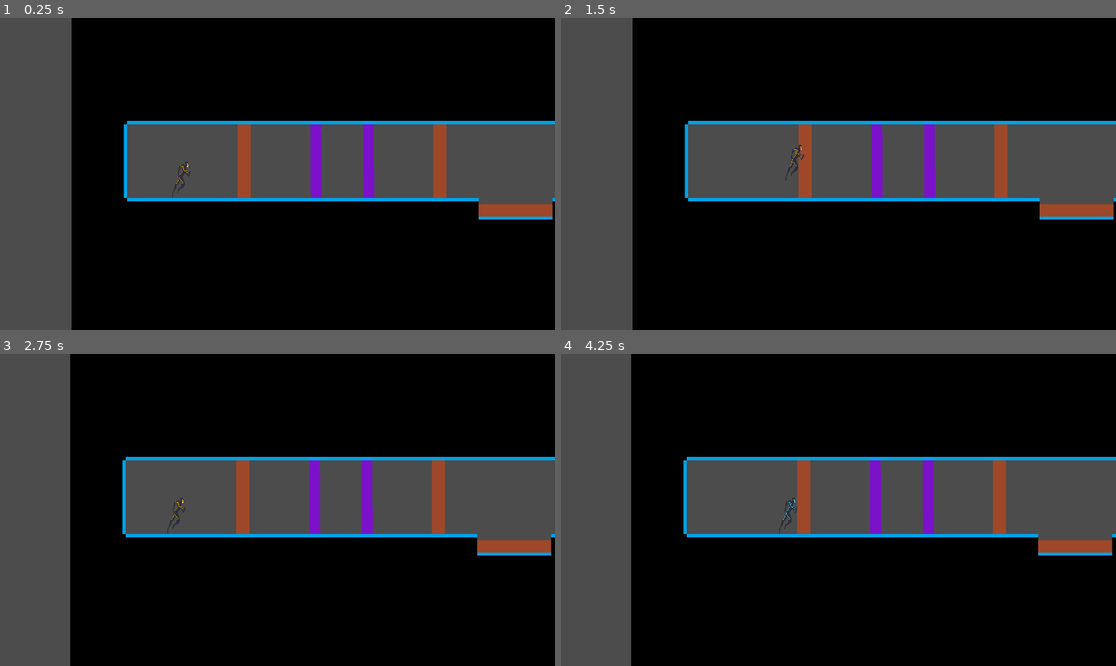
Above: before the commit, frames 1-4 (two rows, left to right).
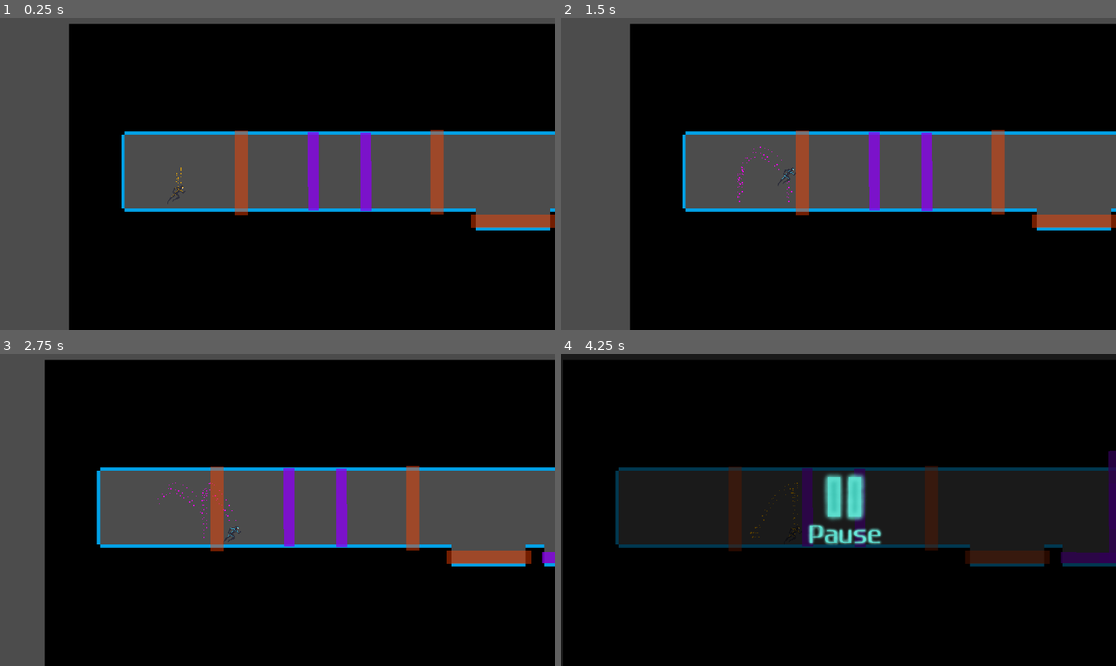
Above: after the commit, the same moments.

Repository: TheChriggu/Speedware
Game: Godot game, scene res://MainTestScene.tscn
Same seed, same stepped clock (60 frames per second), same inputs: the game is played once before the commit and once after it.
Inputs (mouse positions are in pixels of both pictures, inside the frame that each line leads up to):
- Up to frame 1 (0.25 s): no input
- Up to frame 2 (1.5 s): tap Enter at 0.5 s; move the mouse to (960, 158) at 0.52 s; press the mouse at (960, 158) at 0.53 s; hold D (move_right) from 0.53 s (still down); right-click (960, 158) at 0.6 s; tap Space at 1.25 s; move the mouse to (727, 189) at 1.27 s; release the mouse at (727, 189) at 1.28 s; click (727, 189) at 1.35 s
- Up to frame 3 (2.75 s): click (166, 525) at 1.52 s; right-click (166, 525) at 1.55 s; click (166, 525) at 1.82 s; move the mouse to (333, 441) at 2.02 s; release D (move_right) at 2.03 s; press the mouse at (333, 441) at 2.03 s; hold A (move_left) from 2.03 s (still down); right-click (333, 441) at 2.1 s
- Up to frame 4 (4.25 s): move the mouse to (810, 572) at 2.77 s; release A (move_left) at 2.78 s; release the mouse at (810, 572) at 2.78 s; hold D (move_right) from 2.78 s (still down); right-click (810, 572) at 2.85 s; click (810, 572) at 3.02 s; click (810, 572) at 3.32 s; move the mouse to (1005, 556) at 3.52 s; press the mouse at (1005, 556) at 3.53 s; tap P (pause, bound only after the commit) at 4.15 s

The runs differ from the first frame. In frame 1, 11% of the frame differs, in the area x 12-100%, y 0-100%; in frame 2, 11%; in frame 3, 19%; in frame 4, 41%, in the area x 0-100%, y 0-100%.

Commit message:
Added pause menu, character adjustments,particle effects for the char

Diff:
--- a/LaserOrange.tscn
+++ b/LaserOrange.tscn
@@ -13,7 +13,7 @@
 position = Vector2( -6.90323, 68.7214 )
 scale = Vector2( 0.0178728, 0.182998 )
 texture = ExtResource( 1 )
-_sections_unfolded = [ "Visibility" ]
+_sections_unfolded = [ "Transform", "Visibility" ]
 
 [node name="StaticBody2D" type="StaticBody2D" parent="." index="0"]
 
--- a/LaserPurple.tscn
+++ b/LaserPurple.tscn
@@ -13,7 +13,7 @@
 position = Vector2( -25.1205, -677.495 )
 scale = Vector2( 0.891595, 7.8364 )
 texture = ExtResource( 1 )
-_sections_unfolded = [ "Visibility" ]
+_sections_unfolded = [ "Material", "Transform", "Visibility" ]
 
 [node name="StaticBody2D" type="StaticBody2D" parent="." index="0"]
 
--- a/MainTestScene.tscn
+++ b/MainTestScene.tscn
@@ -1,155 +1,28 @@
-[gd_scene load_steps=5 format=2]
-
-[ext_resource path="res://LaserOrange.tscn" type="PackedScene" id=1]
-[ext_resource path="res://LaserPurple.tscn" type="PackedScene" id=2]
-[ext_resource path="res://tileset.tres" type="TileSet" id=3]
-[ext_resource path="res://playerKinematic.tscn" type="PackedScene" id=4]
-
-[node name="stage" type="Node" index="0"]
-
-[node name="Lasers" type="Node2D" parent="." index="0"]
-
-editor/display_folded = true
-
-[node name="LaserGruen" parent="Lasers" index="0" instance=ExtResource( 1 )]
-
-position = Vector2( 403.904, 259.586 )
-
-[node name="LaserGruen4" parent="Lasers" index="1" instance=ExtResource( 1 )]
-
-position = Vector2( 5127.29, 318.646 )
-
-[node name="LaserGruen10" parent="Lasers" index="2" instance=ExtResource( 1 )]
-
-position = Vector2( 5918.65, 322.359 )
-
-[node name="LaserGruen11" parent="Lasers" index="3" instance=ExtResource( 1 )]
-
-position = Vector2( 4886.12, 319.345 )
-
-[node name="LaserGruen12" parent="Lasers" index="4" instance=ExtResource( 1 )]
-
-position = Vector2( 6269.86, 308.793 )
-
-[node name="LaserGruen8" parent="Lasers" index="5" instance=ExtResource( 1 )]
-
-position = Vector2( 4456.23, 238.131 )
-
-[node name="LaserGruen9" parent="Lasers" index="6" instance=ExtResource( 1 )]
-
-position = Vector2( 3230.01, 488.687 )
-
-[node name="LaserGruen2" parent="Lasers" index="7" instance=ExtResource( 1 )]
-
-position = Vector2( 1081.6, 257.37 )
-
-[node name="LaserGruen6" parent="Lasers" index="8" instance=ExtResource( 1 )]
-
-position = Vector2( 2046.23, 264.621 )
-
-[node name="LaserGruen5" parent="Lasers" index="9" instance=ExtResource( 1 )]
-
-position = Vector2( 1345.09, 427.967 )
-rotation = 1.57026
-
-[node name="LaserGruen3" parent="Lasers" index="10" instance=ExtResource( 1 )]
-
-position = Vector2( 2739.3, 162.879 )
-rotation = 0.0294697
-
-[node name="LaserGruen7" parent="Lasers" index="11" instance=ExtResource( 1 )]
-
-position = Vector2( 2914.52, 459.476 )
-rotation = 1.56445
-
-[node name="LaserRot11" parent="Lasers" index="12" instance=ExtResource( 2 )]
-
-position = Vector2( 653.357, 255.141 )
-rotation = 1.56445
-scale = Vector2( 1.04583, 0.192689 )
-
-[node name="LaserRot12" parent="Lasers" index="13" instance=ExtResource( 2 )]
-
-position = Vector2( 835.073, 256.248 )
-rotation = 1.56445
-scale = Vector2( 1.04583, 0.192689 )
-
-[node name="LaserRot13" parent="Lasers" index="14" instance=ExtResource( 2 )]
-
-position = Vector2( 1714.19, 195.231 )
-rotation = 1.56445
-scale = Vector2( 1.04583, 0.192689 )
-
-[node name="LaserRot20" parent="Lasers" index="15" instance=ExtResource( 2 )]
-
-position = Vector2( 4266.25, 242.074 )
-rotation = 1.56445
-scale = Vector2( 1.04583, 0.192689 )
-
-[node name="LaserRot21" parent="Lasers" index="16" instance=ExtResource( 2 )]
-
-position = Vector2( 5417.46, 314.608 )
-rotation = 1.56445
-scale = Vector2( 1.12782, 0.192689 )
-
-[node name="LaserRot22" parent="Lasers" index="17" instance=ExtResource( 2 )]
-
-position = Vector2( 5730.98, 314.606 )
-rotation = 1.56445
-scale = Vector2( 1.12782, 0.192689 )
-
-[node name="LaserRot23" parent="Lasers" index="18" instance=ExtResource( 2 )]
-
-position = Vector2( 6058.08, 308.577 )
-rotation = 1.56445
-scale = Vector2( 1.12782, 0.192689 )
-
-[node name="LaserRot24" parent="Lasers" index="19" instance=ExtResource( 2 )]
-
-position = Vector2( 6483.15, 319.126 )
-rotation = 1.56445
-scale = Vector2( 1.12782, 0.192689 )
-
-[node name="LaserRot14" parent="Lasers" index="20" instance=ExtResource( 2 )]
-
-position = Vector2( 1715.36, 307.498 )
-rotation = 1.56445
-scale = Vector2( 1.04583, 0.192689 )
-
-[node name="LaserRot17" parent="Lasers" index="21" instance=ExtResource( 2 )]
-
-position = Vector2( 2182.33, 257.91 )
-rotation = 1.56445
-scale = Vector2( 1.04583, 0.192689 )
-
-[node name="LaserRot15" parent="Lasers" index="22" instance=ExtResource( 2 )]
-
-position = Vector2( 1664.94, 429.568 )
-rotation = 3.14407
-scale = Vector2( 1.04583, 0.192689 )
-
-[node name="LaserRot18" parent="Lasers" index="23" instance=ExtResource( 2 )]
-
-position = Vector2( 2922.46, 329.506 )
-rotation = 3.14407
-scale = Vector2( 1.04583, 0.192689 )
-
-[node name="LaserRot19" parent="Lasers" index="24" instance=ExtResource( 2 )]
-
-position = Vector2( 2953.89, 581.155 )
-rotation = 3.14407
-scale = Vector2( 1.04583, 0.192689 )
-
-[node name="LaserRot16" parent="Lasers" index="25" instance=ExtResource( 2 )]
-
-position = Vector2( 1799.85, 430.237 )
-rotation = 3.14407
-scale = Vector2( 1.04583, 0.192689 )
+[gd_scene load_steps=7 format=2]
+
+[ext_resource path="res://playerKinematic.tscn" type="PackedScene" id=1]
+[ext_resource path="res://tileset.tres" type="TileSet" id=2]
+[ext_resource path="res://LaserOrange.tscn" type="PackedScene" id=3]
+[ext_resource path="res://LaserPurple.tscn" type="PackedScene" id=4]
+[ext_resource path="res://Pause.gd" type="Script" id=5]
+[ext_resource path="res://01_ui_pause.png" type="Texture" id=6]
+
+[node name="stage" type="Node"]
+
+_sections_unfolded = [ "Pause" ]
+__meta__ = {
+"_edit_horizontal_guides_": [  ],
+"_edit_vertical_guides_": [  ]
+}
+
+[node name="player" parent="." index="0" instance=ExtResource( 1 )]
+
+position = Vector2( 180.448, 268.622 )
 
 [node name="TileMap" type="TileMap" parent="." index="1"]
 
 mode = 0
-tile_set = ExtResource( 3 )
+tile_set = ExtResource( 2 )
 cell_size = Vector2( 64, 64 )
 cell_quadrant_size = 16
 cell_custom_transform = Transform2D( 1, 0, 0, 1, 0, 0 )
@@ -167,18 +40,184 @@
 tile_data = PoolIntArray( -196611, -1610612726, 0, -196610, -1610612726, 0, -196609, -1610612726, 0, -262144, -16106127 …(38435 unchanged characters)…
 _sections_unfolded = [ "Collision", "Transform" ]
 
-[node name="player" parent="." index="2" instance=ExtResource( 4 )]
-
-position = Vector2( 188.519, 279.705 )
-scale = Vector2( 1, 1.98238 )
-GRAVITY = 1500.0
-WALK_MAX_SPEED = 1200
-JUMP_SPEED = 600
-JUMP_MAX_AIRBORNE_TIME = 0.304
-
-[node name="Camera2D" parent="player" index="2"]
-
-position = Vector2( 331.594, 10.6536 )
-
-
-[editable path="player"]
+[node name="Lasers" type="Node2D" parent="." index="2"]
+
+[node name="LaserGruen" parent="Lasers" index="0" instance=ExtResource( 3 )]
+
+position = Vector2( 403.904, 259.586 )
+
+[node name="LaserGruen4" parent="Lasers" index="1" instance=ExtResource( 3 )]
+
+position = Vector2( 5127.29, 318.646 )
+
+[node name="LaserGruen10" parent="Lasers" index="2" instance=ExtResource( 3 )]
+
+position = Vector2( 5918.65, 322.359 )
+
+[node name="LaserGruen11" parent="Lasers" index="3" instance=ExtResource( 3 )]
+
+position = Vector2( 4886.12, 319.345 )
+
+[node name="LaserGruen12" parent="Lasers" index="4" instance=ExtResource( 3 )]
+
+position = Vector2( 6269.86, 308.793 )
+
+[node name="LaserGruen8" parent="Lasers" index="5" instance=ExtResource( 3 )]
+
+position = Vector2( 4456.23, 238.131 )
+
+[node name="LaserGruen9" parent="Lasers" index="6" instance=ExtResource( 3 )]
+
+position = Vector2( 3230.01, 488.687 )
+
+[node name="LaserGruen2" parent="Lasers" index="7" instance=ExtResource( 3 )]
+
+position = Vector2( 1081.6, 257.37 )
+
+[node name="LaserGruen6" parent="Lasers" index="8" instance=ExtResource( 3 )]
+
+position = Vector2( 2046.23, 264.621 )
+
+[node name="LaserGruen5" parent="Lasers" index="9" instance=ExtResource( 3 )]
+
+position = Vector2( 1345.09, 427.967 )
+rotation = 1.57026
+
+[node name="LaserGruen3" parent="Lasers" index="10" instance=ExtResource( 3 )]
+
+position = Vector2( 2739.3, 162.879 )
+rotation = 0.0294697
+
+[node name="LaserGruen7" parent="Lasers" index="11" instance=ExtResource( 3 )]
+
+position = Vector2( 2914.52, 459.476 )
+rotation = 1.56445
+
+[node name="LaserRot11" parent="Lasers" index="12" instance=ExtResource( 4 )]
+
+position = Vector2( 653.357, 255.141 )
+rotation = 1.56445
+scale = Vector2( 1.04583, 0.192689 )
+
+[node name="LaserRot12" parent="Lasers" index="13" instance=ExtResource( 4 )]
+
+position = Vector2( 835.073, 256.248 )
+rotation = 1.56445
+scale = Vector2( 1.04583, 0.192689 )
+
+[node name="LaserRot13" parent="Lasers" index="14" instance=ExtResource( 4 )]
+
+position = Vector2( 1714.19, 195.231 )
+rotation = 1.56445
+scale = Vector2( 1.04583, 0.192689 )
+
+[node name="LaserRot20" parent="Lasers" index="15" instance=ExtResource( 4 )]
+
+position = Vector2( 4266.25, 242.074 )
+rotation = 1.56445
+scale = Vector2( 1.04583, 0.192689 )
+
+[node name="LaserRot21" parent="Lasers" index="16" instance=ExtResource( 4 )]
+
+position = Vector2( 5417.46, 314.608 )
+rotation = 1.56445
+scale = Vector2( 1.12782, 0.192689 )
+
+[node name="LaserRot22" parent="Lasers" index="17" instance=ExtResource( 4 )]
+
+position = Vector2( 5730.98, 314.606 )
+rotation = 1.56445
+scale = Vector2( 1.12782, 0.192689 )
+
+[node name="LaserRot23" parent="Lasers" index="18" instance=ExtResource( 4 )]
+
+position = Vector2( 6058.08, 308.577 )
+rotation = 1.56445
+scale = Vector2( 1.12782, 0.192689 )
+
+[node name="LaserRot24" parent="Lasers" index="19" instance=ExtResource( 4 )]
+
+position = Vector2( 6483.15, 319.126 )
+rotation = 1.56445
+scale = Vector2( 1.12782, 0.192689 )
+
+[node name="LaserRot14" parent="Lasers" index="20" instance=ExtResource( 4 )]
+
+position = Vector2( 1715.36, 307.498 )
+rotation = 1.56445
+scale = Vector2( 1.04583, 0.192689 )
+
+[node name="LaserRot17" parent="Lasers" index="21" instance=ExtResource( 4 )]
+
+position = Vector2( 2182.33, 257.91 )
+rotation = 1.56445
+scale = Vector2( 1.04583, 0.192689 )
+
+[node name="LaserRot15" parent="Lasers" index="22" instance=ExtResource( 4 )]
+
+position = Vector2( 1664.94, 429.568 )
+rotation = 3.14407
+scale = Vector2( 1.04583, 0.192689 )
+
+[node name="LaserRot18" parent="Lasers" index="23" instance=ExtResource( 4 )]
+
+position = Vector2( 2922.46, 329.506 )
+rotation = 3.14407
+scale = Vector2( 1.04583, 0.192689 )
+
+[node name="LaserRot19" parent="Lasers" index="24" instance=ExtResource( 4 )]
+
+position = Vector2( 2953.89, 581.155 )
+rotation = 3.14407
+scale = Vector2( 1.04583, 0.192689 )
+
+[node name="LaserRot16" parent="Lasers" index="25" instance=ExtResource( 4 )]
+
+position = Vector2( 1799.85, 430.237 )
+rotation = 3.14407
+scale = Vector2( 1.04583, 0.192689 )
+
+[node name="PauseMenu" type="CanvasLayer" parent="." index="3"]
+
+pause_mode = 2
+layer = 2
+offset = Vector2( 0, 0 )
+rotation = 0.0
+scale = Vector2( 1, 1 )
+transform = Transform2D( 1, 0, 0, 1, 0, 0 )
+_sections_unfolded = [ "Pause" ]
+
+[node name="Pause" type="Control" parent="PauseMenu" index="0"]
+
+visible = false
+anchor_left = 0.0
+anchor_top = 0.0
+anchor_right = 1.0
+anchor_bottom = 1.0
+rect_pivot_offset = Vector2( 0, 0 )
+rect_clip_content = false
+mouse_filter = 0
+mouse_default_cursor_shape = 0
+size_flags_horizontal = 1
+size_flags_vertical = 1
+script = ExtResource( 5 )
+_sections_unfolded = [ "Pause" ]
+
+[node name="ColorRect" type="ColorRect" parent="PauseMenu/Pause" index="0"]
+
+anchor_left = 0.0
+anchor_top = 0.0
+anchor_right = 1.0
+anchor_bottom = 1.0
+rect_pivot_offset = Vector2( 0, 0 )
+rect_clip_content = false
+mouse_filter = 0
+mouse_default_cursor_shape = 0
+size_flags_horizontal = 1
+size_flags_vertical = 1
+color = Color( 0, 0, 0, 0.651922 )
+
+[node name="Sprite" type="Sprite" parent="PauseMenu/Pause" index="1"]
+
+position = Vector2( 1038.86, 793.693 )
+texture = ExtResource( 6 )
--- /dev/null
+++ b/Pause.gd
@@ -0,0 +1,7 @@
+extends Control
+
+func _input(event):
+	if event.is_action_pressed("pause"):
+		var new_pause_state = not get_tree().paused
+		get_tree().paused = new_pause_state
+		visible = new_pause_state
--- /dev/null
+++ b/PauseMenu.gd
@@ -0,0 +1,15 @@
+extends CanvasLayer
+
+# class member variables go here, for example:
+# var a = 2
+# var b = "textvar"
+
+func _ready():
+	# Called when the node is added to the scene for the first time.
+	# Initialization here
+	pass
+
+#func _process(delta):
+#	# Called every frame. Delta is time since last frame.
+#	# Update game logic here.
+#	pass
--- /dev/null
+++ b/PauseMenu.tscn
@@ -0,0 +1,27 @@
+[gd_scene load_steps=2 format=2]
+
+[ext_resource path="res://Pause.gd" type="Script" id=1]
+
+[node name="PauseMenu" type="CanvasLayer"]
+
+pause_mode = 2
+layer = 1
+offset = Vector2( 0, 0 )
+rotation = 0.0
+scale = Vector2( 1, 1 )
+transform = Transform2D( 1, 0, 0, 1, 0, 0 )
+_sections_unfolded = [ "Pause" ]
+
+[node name="Pause" type="Control" parent="." index="0"]
+
+anchor_left = 0.0
+anchor_top = 0.0
+anchor_right = 1.0
+anchor_bottom = 1.0
+rect_pivot_offset = Vector2( 0, 0 )
+rect_clip_content = false
+mouse_filter = 0
+mouse_default_cursor_shape = 0
+size_flags_horizontal = 1
+size_flags_vertical = 1
+script = ExtResource( 1 )
--- a/playerKinematic.gd
+++ b/playerKinematic.gd
@@ -22,6 +22,7 @@
 var prev_jump_pressed = false
 export var isGreen = true
 
+
 func SwitchColor():
 	isGreen = not isGreen
 	if isGreen:
@@ -37,7 +38,6 @@
 	var walk_right = Input.is_action_pressed("move_right")
 	var jump = Input.is_action_pressed("jump")
 	var GreenForm = true
-
 
 	var stop = true
 
--- a/playerKinematic.tscn
+++ b/playerKinematic.tscn
@@ -1,8 +1,47 @@
-[gd_scene load_steps=8 format=2]
+[gd_scene load_steps=9 format=2]
 
 [ext_resource path="res://playerKinematic.gd" type="Script" id=1]
 [ext_resource path="res://Char_Yellow.png" type="Texture" id=2]
 [ext_resource path="res://Char_Purple.png" type="Texture" id=3]
+
+[sub_resource type="ParticlesMaterial" id=6]
+
+render_priority = 0
+trail_divisor = 1
+emission_shape = 0
+flag_align_y = false
+flag_rotate_y = false
+flag_disable_z = true
+spread = 65.03
+flatness = 0.0
+gravity = Vector3( 0, 0, 0 )
+initial_velocity = 1.0
+initial_velocity_random = 0.0
+angular_velocity = 0.0
+angular_velocity_random = 0.0
+orbit_velocity = 0.0
+orbit_velocity_random = 0.0
+linear_accel = 0.0
+linear_accel_random = 0.0
+radial_accel = 0.0
+radial_accel_random = 0.0
+tangential_accel = 0.0
+tangential_accel_random = 0.0
+damping = 0.0
+damping_random = 0.0
+angle = 0.0
+angle_random = 0.0
+scale = 4.5
+scale_random = 0.99
+color = Color( 1, 0.703125, 0, 1 )
+hue_variation = 0.0
+hue_variation_random = 0.0
+anim_speed = 0.0
+anim_speed_random = 0.0
+anim_offset = 0.0
+anim_offset_random = 0.0
+anim_loop = false
+_sections_unfolded = [ "Color", "Emission Shape", "Gravity", "Scale", "Spread" ]
 
 [sub_resource type="Animation" id=4]
 
@@ -84,6 +123,18 @@
 "update": 1,
 "values": [ ExtResource( 3 ) ]
 }
+tracks/3/type = "value"
+tracks/3/path = NodePath("Particles2D2:process_material:color")
+tracks/3/interp = 1
+tracks/3/loop_wrap = true
+tracks/3/imported = false
+tracks/3/enabled = true
+tracks/3/keys = {
+"times": PoolRealArray( 0 ),
+"transitions": PoolRealArray( 1 ),
+"update": 0,
+"values": [ Color( 0.996094, 0, 0.98053, 1 ) ]
+}
 
 [sub_resource type="Animation" id=3]
 
@@ -127,6 +178,18 @@
 "update": 1,
 "values": [ ExtResource( 2 ) ]
 }
+tracks/3/type = "value"
+tracks/3/path = NodePath("Particles2D2:process_material:color")
+tracks/3/interp = 1
+tracks/3/loop_wrap = true
+tracks/3/imported = false
+tracks/3/enabled = true
+tracks/3/keys = {
+"times": PoolRealArray( 0 ),
+"transitions": PoolRealArray( 1 ),
+"update": 0,
+"values": [ Color( 1, 0.703125, 0, 1 ) ]
+}
 
 [node name="player" type="KinematicBody2D" index="0"]
 
@@ -135,6 +198,7 @@
 collision_mask = 5
 collision/safe_margin = 0.08
 script = ExtResource( 1 )
+_sections_unfolded = [ "Collision" ]
 GRAVITY = 2000.0
 WALK_FORCE = 700
 WALK_MIN_SPEED = 300
@@ -144,14 +208,83 @@
 on_air_time = 200
 isGreen = true
 
-[node name="sprite" type="Sprite" parent="." index="0"]
+[node name="Particles2D" type="Particles2D" parent="." index="0"]
+
+position = Vector2( 14.9862, -25.6372 )
+emitting = true
+amount = 50
+lifetime = 2.0
+one_shot = false
+preprocess = 0.0
+speed_scale = 1.0
+explosiveness = 0.0
+randomness = 0.0
+fixed_fps = 0
+fract_delta = true
+visibility_rect = Rect2( -100, -100, 200, 200 )
+local_coords = false
+draw_order = 0
+process_material = SubResource( 6 )
+texture = null
+normal_map = null
+h_frames = 1
+v_frames = 1
+_sections_unfolded = [ "Drawing", "Material", "Process Material", "Textures", "Time", "Transform" ]
+
+[node name="Particles2D2" type="Particles2D" parent="." index="1"]
+
+position = Vector2( 5.14973, 7.86274 )
+emitting = true
+amount = 50
+lifetime = 2.0
+one_shot = false
+preprocess = 0.0
+speed_scale = 1.0
+explosiveness = 0.0
+randomness = 0.0
+fixed_fps = 0
+fract_delta = true
+visibility_rect = Rect2( -100, -100, 200, 200 )
+local_coords = false
+draw_order = 0
+process_material = SubResource( 6 )
+texture = null
+normal_map = null
+h_frames = 1
+v_frames = 1
+_sections_unfolded = [ "Process Material" ]
+
+[node name="Particles2D3" type="Particles2D" parent="." index="2"]
+
+position = Vector2( -0.0694389, -7.98439 )
+emitting = true
+amount = 50
+lifetime = 2.0
+one_shot = false
+preprocess = 0.0
+speed_scale = 1.0
+explosiveness = 0.0
+randomness = 0.0
+fixed_fps = 0
+fract_delta = true
+visibility_rect = Rect2( -100, -100, 200, 200 )
+local_coords = false
+draw_order = 0
+process_material = SubResource( 6 )
+texture = null
+normal_map = null
+h_frames = 1
+v_frames = 1
+_sections_unfolded = [ "Drawing", "Material", "Process Material", "Textures", "Time", "Transform" ]
+
+[node name="sprite" type="Sprite" parent="." index="3"]
 
 position = Vector2( -0.802444, 1.22659 )
 scale = Vector2( 0.0951051, 0.0963492 )
 texture = ExtResource( 2 )
 _sections_unfolded = [ "Visibility" ]
 
-[node name="AnimationPlayer" type="AnimationPlayer" parent="." index="1"]
+[node name="AnimationPlayer" type="AnimationPlayer" parent="." index="4"]
 
 root_node = NodePath("..")
 autoplay = ""
@@ -164,9 +297,9 @@
 anims/SwitchPurpleToOrange = SubResource( 3 )
 blend_times = [  ]
 
-[node name="Camera2D" type="Camera2D" parent="." index="2"]
-
-position = Vector2( -3.80823, 180.044 )
+[node name="Camera2D" type="Camera2D" parent="." index="5"]
+
+position = Vector2( 348.886, -4.50546 )
 anchor_mode = 1
 rotating = true
 current = true
@@ -191,7 +324,7 @@
 editor_draw_drag_margin = false
 _sections_unfolded = [ "Transform" ]
 
-[node name="CollisionPolygon2D" type="CollisionPolygon2D" parent="." index="3"]
+[node name="CollisionPolygon2D" type="CollisionPolygon2D" parent="." index="6"]
 
 build_mode = 0
 polygon = PoolVector2Array( 2.07212, -19.3885, -8.86555, -7.34184, -10.4012, -4.66935, -11.7252, -5.41411, -12.6631, -6 …(1290 unchanged characters)…
--- a/project.godot
+++ b/project.godot
@@ -49,14 +49,17 @@
 , Object(InputEventJoypadMotion,"resource_local_to_scene":false,"resource_name":"","device":0,"axis":0,"axis_value":1.0,"script":null)
 , Object(InputEventJoypadButton,"resource_local_to_scene":false,"resource_name":"","device":0,"button_index":15,"pressure":0.0,"pressed":false,"script":null)
  ]
-jump=[ Object(InputEventKey,"resource_local_to_scene":false,"resource_name":"","device":0,"alt":false,"shift":false,"control":false,"meta":false,"command":false,"pressed":false,"scancode":87,"unicode":0,"echo":false,"script":null)
+jump=[ Object(InputEventKey,"resource_local_to_scene":false,"resource_name":"","device":0,"alt":false,"shift":false,"control":false,"meta":false,"command":false,"pressed":false,"scancode":32,"unicode":0,"echo":false,"script":null)
 , Object(InputEventMouseButton,"resource_local_to_scene":false,"resource_name":"","device":0,"alt":false,"shift":false, …(202 unchanged characters)…
 , Object(InputEventJoypadButton,"resource_local_to_scene":false,"resource_name":"","device":0,"button_index":0,"pressure":0.0,"pressed":false,"script":null)
+, Object(InputEventKey,"resource_local_to_scene":false,"resource_name":"","device":0,"alt":false,"shift":false,"control":false,"meta":false,"command":false,"pressed":false,"scancode":87,"unicode":0,"echo":false,"script":null)
  ]
-shoot=[ Object(InputEventKey,"resource_local_to_scene":false,"resource_name":"","device":0,"alt":false,"shift":false,"control":false,"meta":false,"command":false,"pressed":false,"scancode":32,"unicode":0,"echo":false,"script":null)
-, Object(InputEventMouseButton,"resource_local_to_scene":false,"resource_name":"","device":0,"alt":false,"shift":false,"control":false,"meta":false,"command":false,"button_mask":0,"position":Vector2( 0, 0 ),"global_position":Vector2( 0, 0 ),"factor":1.0,"button_index":2,"pressed":false,"doubleclick":false,"script":null)
+shoot=[ Object(InputEventMouseButton,"resource_local_to_scene":false,"resource_name":"","device":0,"alt":false,"shift":false,"control":false,"meta":false,"command":false,"button_mask":0,"position":Vector2( 0, 0 ),"global_position":Vector2( 0, 0 ),"factor":1.0,"button_index":2,"pressed":false,"doubleclick":false,"script":null)
 , Object(InputEventKey,"resource_local_to_scene":false,"resource_name":"","device":0,"alt":false,"shift":false,"control":false,"meta":false,"command":false,"pressed":false,"scancode":16777237,"unicode":0,"echo":false,"script":null)
 , Object(InputEventJoypadButton,"resource_local_to_scene":false,"resource_name":"","device":0,"button_index":1,"pressure":0.0,"pressed":false,"script":null)
+ ]
+pause=[ Object(InputEventKey,"resource_local_to_scene":false,"resource_name":"","device":0,"alt":false,"shift":false,"control":false,"meta":false,"command":false,"pressed":false,"scancode":80,"unicode":0,"echo":false,"script":null)
+, Object(InputEventJoypadButton,"resource_local_to_scene":false,"resource_name":"","device":0,"button_index":11,"pressure":0.0,"pressed":false,"script":null)
  ]
 
 [layer_names]
--- a/tileset_edit.tscn
+++ b/tileset_edit.tscn
@@ -4,11 +4,17 @@
 
 [node name="Node" type="Node"]
 
+__meta__ = {
+"_edit_vertical_guides_": [  ]
+}
+
 [node name="floor" type="Sprite" parent="." index="0"]
 
+editor/display_folded = true
 texture = ExtResource( 1 )
 region_enabled = true
 region_rect = Rect2( 0, 0, 64, 64 )
+_sections_unfolded = [ "Region" ]
 
 [node name="collision" type="StaticBody2D" parent="floor" index="0"]
 
@@ -24,18 +30,18 @@
 
 [node name="CollisionPolygon2D" type="CollisionPolygon2D" parent="floor/collision" index="0"]
 
-position = Vector2( -0.600002, 0 )
-scale = Vector2( 0.988281, 1 )
+position = Vector2( 0.722587, 0 )
+scale = Vector2( 1.01411, 1 )
 build_mode = 0
 polygon = PoolVector2Array( 32, -24, 32, 32, -32, 32, -32, -24 )
 
 [node name="edge" type="Sprite" parent="." index="1"]
 
-editor/display_folded = true
 position = Vector2( 64, 0 )
 texture = ExtResource( 1 )
 region_enabled = true
 region_rect = Rect2( 64, 0, 64, 64 )
+_sections_unfolded = [ "Region" ]
 
 [node name="collision" type="StaticBody2D" parent="edge" index="0"]
 
Binary file added: 01_ui_pause.png
Not shown, added: 01_ui_pause.png.import
Binary file added: Pauseimage.png
Not shown, added: Pauseimage.png.import
